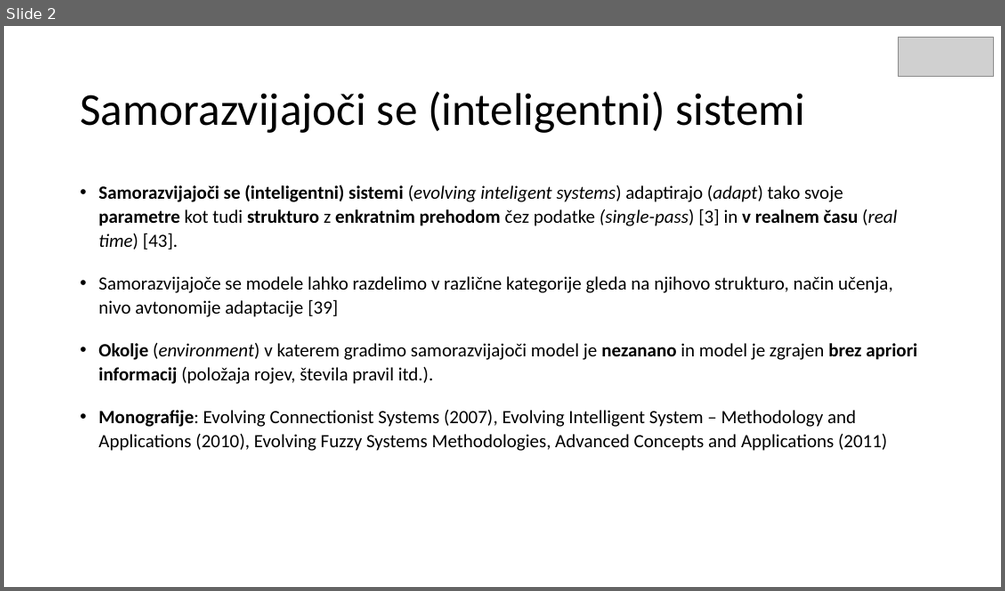
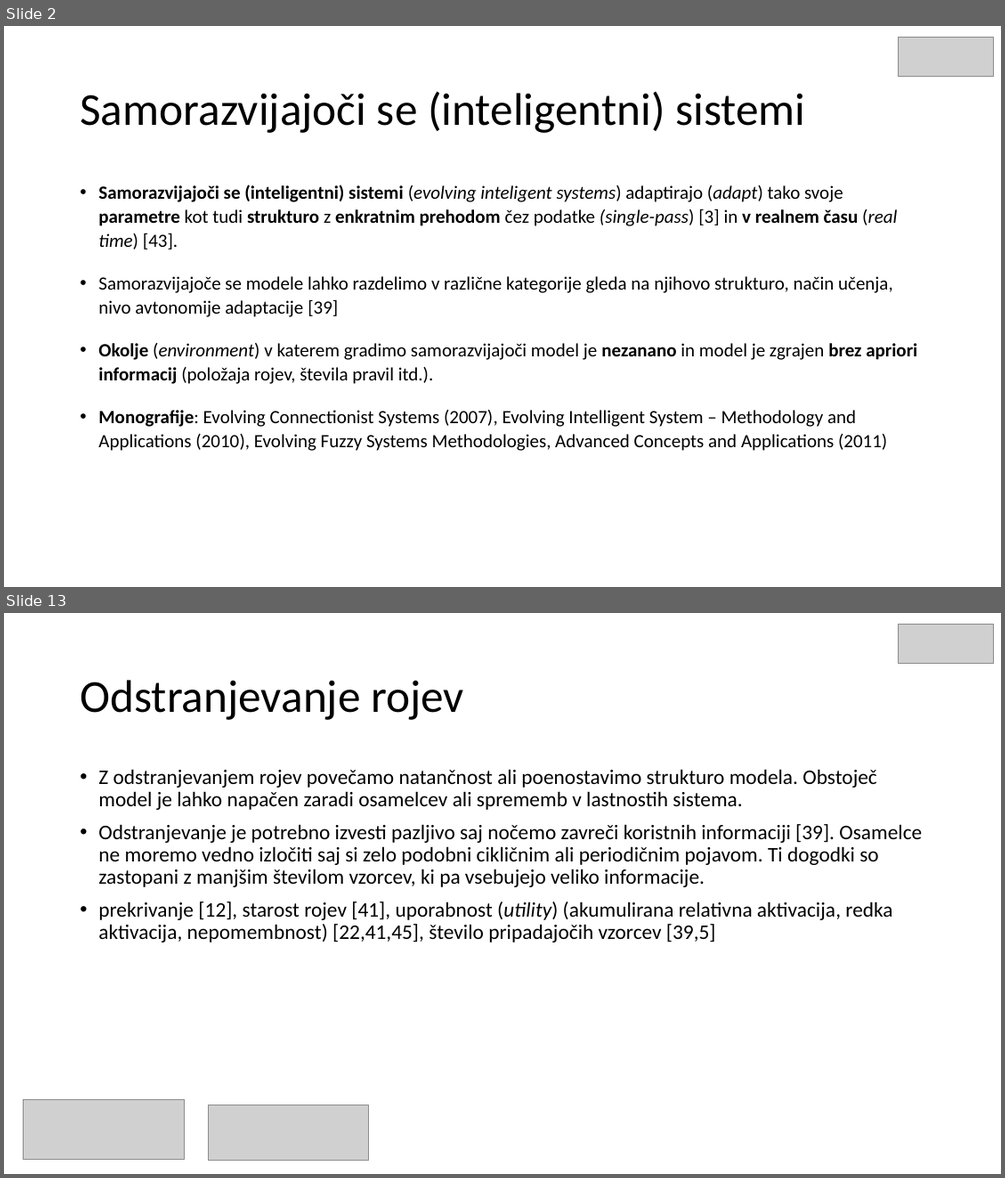
Before and after one commit to mihaozbot/Seminarska-1, a slide deck: Samo razvijajoci se sistemi_v2.pptx. Shown one above the other, each under a label of ours: slide 2 before the commit, slides 2 and 13 after it; the slides between them are not shown. The pictures are 1005x591 and 1005x1178 pixels, drawn with LibreOffice and Linux fonts; fonts in the diff are those of the drawing; grey boxes stand for pictures. Boxes give left, top, right and bottom in pixels: in the first picture for what was removed or moved away, otherwise in the second. Text is boxed around its words. In the diff, an @@ line names an element or a change of style, - is before the commit and + after.

```diff
--- a/Samo razvijajoci se sistemi_v2.pptx
+++ b/Samo razvijajoci se sistemi_v2.pptx
@@ slide 13 added at (x1=4, y1=613, x2=1001, y2=1174), background #FFFFFF @@
@@ picture added at (x1=898, y1=624, x2=994, y2=663) @@
@@ title added at (x1=80, y1=680, x2=464, y2=720), 44 pt, text #000000 @@
+Odstranjevanje rojev
@@ text added at (x1=98, y1=769, x2=922, y2=942), 20 pt, text #000000 @@
+• Z odstranjevanjem rojev povečamo natančnost ali poenostavimo strukturo modela. Obstoječ model je lahko napačen zaradi osamelcev ali sprememb v lastnostih sistema.
+• Odstranjevanje je potrebno izvesti pazljivo saj nočemo zavreči koristnih informaciji [39]. Osamelce ne moremo vedno izločiti saj si zelo podobni cikličnim ali periodičnim pojavom. Ti dogodki so zastopani z manjšim številom vzorcev, ki pa vsebujejo veliko informacije.
+• prekrivanje [12], starost rojev [41], uporabnost (utility) (akumulirana relativna aktivacija, redka aktivacija, nepomembnost) [22,41,45], število pripadajočih vzorcev [39,5]
@@ picture added at (x1=24, y1=1099, x2=184, y2=1159) @@
@@ picture added at (x1=208, y1=1105, x2=369, y2=1160) @@
```
Also in this commit, not shown: 3 slides changed, 11 other slides added, 1 slide removed, 5 other files.
